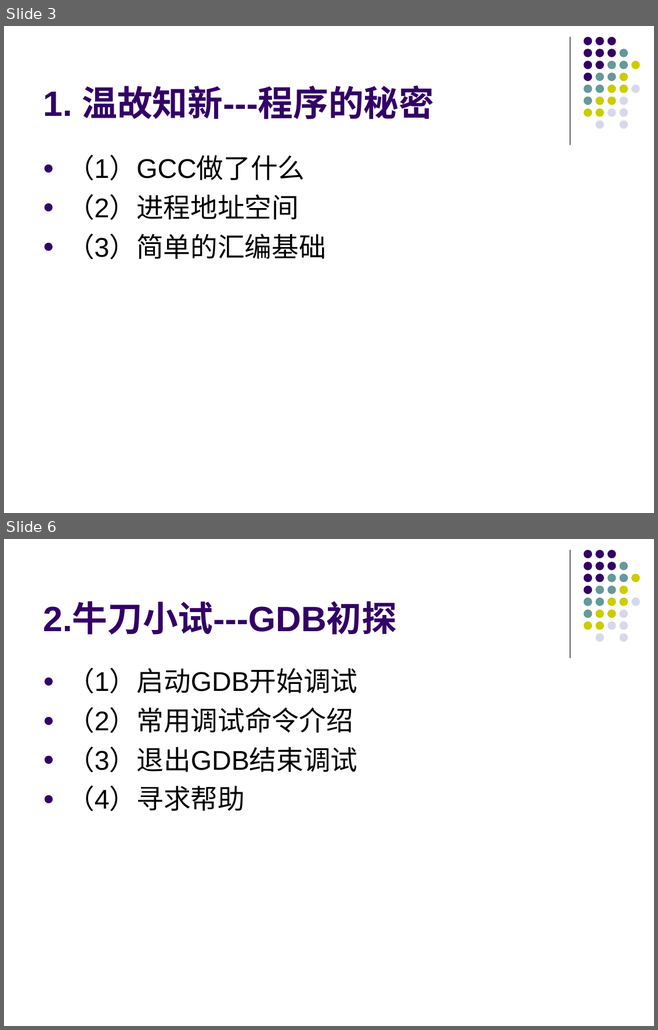
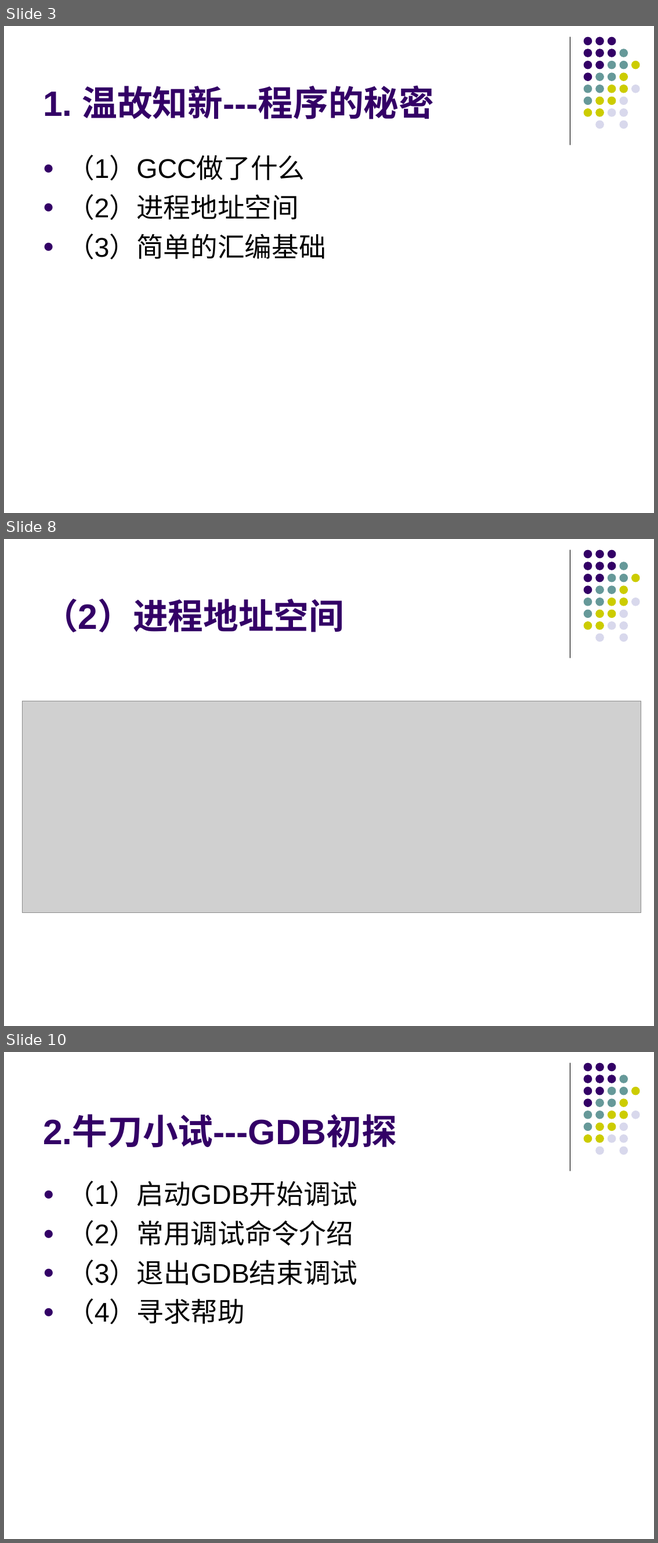
Before and after one commit to KublaikhanGeek/reactor, a slide deck: docs/手把手教你玩转GDB/手把手教你玩转GDB.ppt. Shown one above the other, each under a label of ours: slides 3 and 6 before the commit, slides 3, 8 and 10 after it; the slides between them are not shown. The pictures are 658x1030 and 658x1543 pixels, drawn with LibreOffice and Linux fonts; fonts in the diff are those of the drawing; grey boxes stand for pictures. Boxes give left, top, right and bottom in pixels: in the first picture for what was removed or moved away, otherwise in the second. Text is boxed around its words. In the diff, an @@ line names an element or a change of style, - is before the commit and + after.

```diff
--- a/docs/手把手教你玩转GDB/手把手教你玩转GDB.ppt
+++ b/docs/手把手教你玩转GDB/手把手教你玩转GDB.ppt
@@ slide 8 added at box(4, 539, 654, 1026), background #FFFFFF; not listed: 32 template elements that a slide beside it also shows @@
@@ title added at box(43, 599, 344, 632), 39 pt, text #330066, bold @@
+（2）进程地址空间
@@ picture added at box(22, 701, 640, 913) @@
@@ picture added at box(166, 701, 436, 885) @@
@@ what was slide 6 is now slide 10 @@
```
Also in this commit, not shown: 10 other slides added, 2 slides removed.
